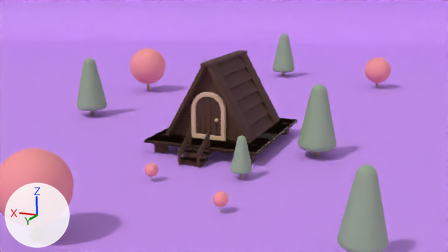
The Blender file practice.blend as it was, and as the next commit left it.
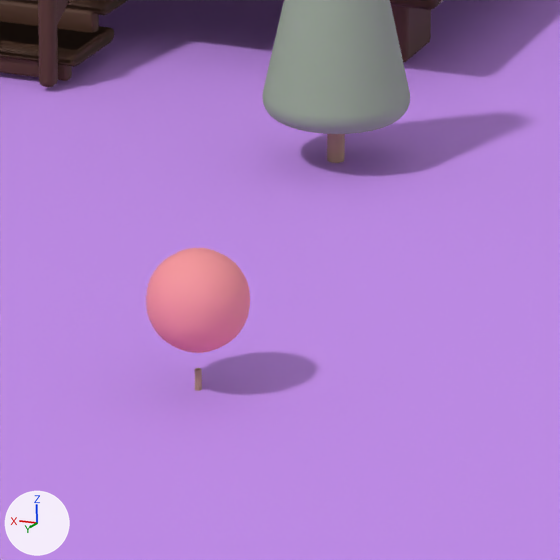
The first picture shows the older version from the file's camera 'Camera'. The close-ups show both versions on the part from 43% to 61% of the width and 61% to 94% of the height of that picture; other places that the commit changed are outside them. Arrows for +X, +Y and +Z are at lower left; the lights stay in place.
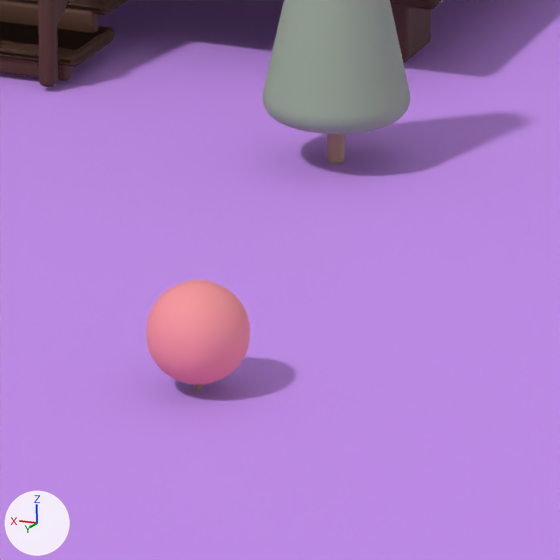
What the commit changed:
Object 'Icosphere.003' (ob_icosphere_003) moves from (-1.678, 4.34, 0.05) to (-1.678, 4.34, -0.043).

Where the change shows, as pixel boxes (x1, y1, x2, y2) in the close-ups (560 x 560 px):
'Icosphere.003', moved
    before: (146, 248, 250, 353)
    after: (146, 280, 250, 385)
